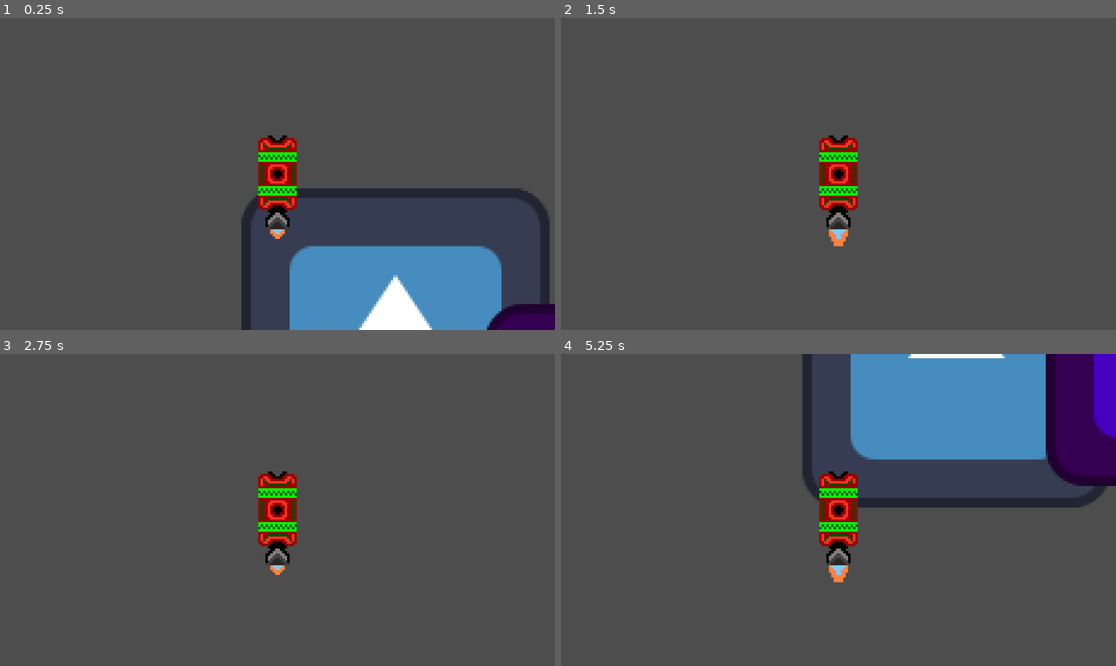
Above: before the commit, frames 1-4 (two rows, left to right).
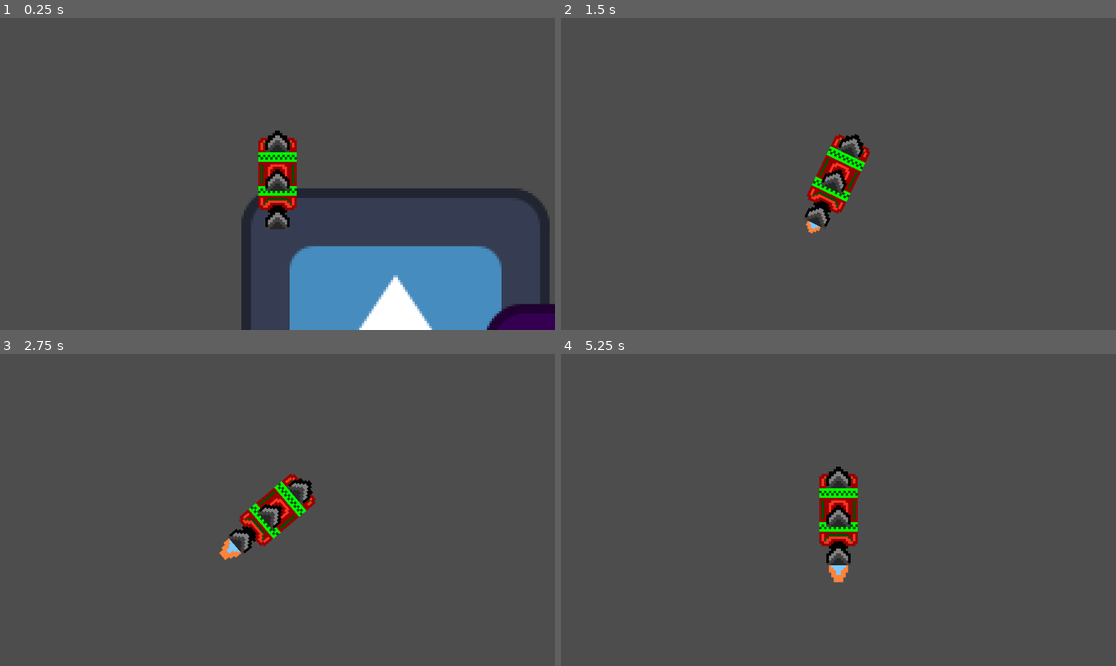
Above: after the commit, the same moments.

Repository: CWmain/botManager
Game: Godot game, scene res://Scene/base.tscn
Same seed, same stepped clock (60 frames per second), same inputs: the game is played once before the commit and once after it. The engine's default icon, where the game draws it, is replaced by a stand-in: a white triangle on a blue panel in a dark square.
Inputs:
- Up to frame 1 (0.25 s): no input
- Up to frame 2 (1.5 s): tap Enter at 0.5 s; hold Right (ui_right) 0.53-1.28 s; hold Down (ui_down) from 1.28 s (still down)
- Up to frame 3 (2.75 s): tap Space at 2 s; release Down (ui_down) at 2.03 s; hold Right (ui_right) from 2.03 s (still down)
- Up to frame 4 (5.25 s): release Right (ui_right) at 2.78 s; hold Up (ui_up) 2.78-3.53 s; hold Left (ui_left) 3.53-5.03 s; hold Down (ui_down) from 5.03 s (still down)

The runs differ from the first frame. In frame 1, 0.5% of the frame differs, in the area x 47-53%, y 36-71%; in frame 2, 2.1%; in frame 3, 2.4%; in frame 4, 20%, in the area x 43-100%, y 0-56%.

Commit message:
I believe I have found a nice way to do equipment. I have active affect which will play associated animations / effects when needed, and a passive modifier which is called when the equipment is equiped. Still need to handle tracking of where stats come from

Diff:
--- /dev/null
+++ b/Global/enums.gd
@@ -0,0 +1,6 @@
+extends Node
+
+enum MODIFICATION {
+	MOVESPEED,
+	CAPACITY
+}
--- a/Objects/Bots/base_bot.gd
+++ b/Objects/Bots/base_bot.gd
@@ -5,37 +5,67 @@
 @export var c_reColor: PackedColorArray
 
 @export var baseMoveSpeed: float = 10
-## Dictionary containing the moveSpeed modifier and the source
-var moveSpeedModifiers: Dictionary[String, float]
 
+
+
+
+@export_group("Equipped", "e_")
+@export var e_head: PackedScene
+@export var e_body: PackedScene
+@export var e_legs: PackedScene
+
+var curHead: Equipment
+var curBody: Equipment
+var curLegs: Equipment
+
+@onready var sprite_2d: Sprite2D = $Sprite2D
+
+
+var modifiers: Dictionary[Enums.MODIFICATION, Array]
 ## The total calculate movespeed
 var totalMoveSpeed: float = 1
-
-@export var equipped: Array[PackedScene]
-
-@onready var sprite_2d: Sprite2D = $Sprite2D
 
 func _ready() -> void:
 	sprite_2d.material.set_shader_parameter("original", c_original)
 	sprite_2d.material.set_shader_parameter("recolor", c_reColor)
-	print(totalMoveSpeed)
-	for packed in equipped:
-		var e: Equipment = packed.instantiate()
-		add_child(e)
 
-		if e.location == e.placement.FEET:
-			e.position.y = 16
-			e.position.x = 0
-			moveSpeedModifiers[e.name] = e.moveSpeed
-
-	for modifier in moveSpeedModifiers:
-		print("Gained %f from %s" % [moveSpeedModifiers[modifier], modifier])
-		totalMoveSpeed += moveSpeedModifiers[modifier]
-
+	updateEquipment()
 	print(totalMoveSpeed)
 
 func _process(_delta: float) -> void:
 	var hor: float = Input.get_axis("ui_left", "ui_right")
+	rotation += hor*0.01
 	var ver: float = Input.get_axis("ui_up", "ui_down")
-	var moveDirection: Vector2 = Vector2(hor,ver).normalized()
+	if ver:
+		curLegs.equipmentAffect()
+
+	var moveDirection: Vector2 = Vector2(0,ver).normalized().rotated(rotation)
 	position += moveDirection*totalMoveSpeed
+
+## Called to recalculate totalStats (i.e moveSpeed)
+func updateEquipment():
+	var curEquipment: Equipment
+	if e_head != null:
+		curHead = e_head.instantiate()
+		curHead.position = Vector2(0,-16)
+		add_child(curHead)
+		calculateTotalStats(curHead.statModifers)
+	if e_body != null:
+		curBody = e_body.instantiate()
+		curBody.position = Vector2(0,0)
+		add_child(curBody)
+		calculateTotalStats(curBody.statModifers)
+	if e_legs != null:
+		curLegs = e_legs.instantiate()
+		curLegs.position = Vector2(0,16)
+		add_child(curLegs)
+		calculateTotalStats(curLegs.statModifers)
+
+	pass
+func calculateTotalStats(statChanges: Dictionary[Enums.MODIFICATION, float]):
+	for change in statChanges:
+		match change:
+			Enums.MODIFICATION.MOVESPEED:
+				totalMoveSpeed += statChanges[change]
+		print(statChanges[change])
+	pass
--- a/Objects/Bots/base_bot.tscn
+++ b/Objects/Bots/base_bot.tscn
@@ -14,7 +14,9 @@
 script = ExtResource("1_weu0y")
 c_original = PackedColorArray(0.294118, 0.258824, 1, 1, 0.466667, 0.592157, 1, 1, 1, 0.639216, 0.227451, 1, 1, 0.823529, 0.498039, 1)
 c_reColor = PackedColorArray(1, 0.2, 0.137255, 1, 0.596078, 0, 0, 1, 0, 1, 0, 1, 0, 0.298039, 0, 1)
-equipped = Array[PackedScene]([ExtResource("4_hnho6")])
+e_head = ExtResource("4_hnho6")
+e_body = ExtResource("4_hnho6")
+e_legs = ExtResource("4_hnho6")
 
 [node name="Sprite2D" type="Sprite2D" parent="."]
 material = SubResource("ShaderMaterial_qmvjg")
--- a/Objects/Equipment/Booster/booster.gd
+++ b/Objects/Equipment/Booster/booster.gd
@@ -1,10 +1,7 @@
 extends Equipment
 
-@export var moveSpeed: float = 15
 @onready var booster_animation: AnimatedSprite2D = $BoosterAnimation
 
-func _ready() -> void:
-	booster_animation.play("boost")
 
 func equipmentAffect():
-	equipmentAffect
+	booster_animation.play("boost")
--- a/Objects/Equipment/Booster/booster.tscn
+++ b/Objects/Equipment/Booster/booster.tscn
@@ -40,9 +40,12 @@
 [node name="Booster" type="Node2D"]
 script = ExtResource("1_ajkcg")
 location = 2
+modifier = 15.0
+statModifers = Dictionary[int, float]({
+0: 15.0
+})
 metadata/_custom_type_script = "uid://n0snr621jcxe"
 
 [node name="BoosterAnimation" type="AnimatedSprite2D" parent="."]
 position = Vector2(0, 6)
 sprite_frames = SubResource("SpriteFrames_ra7no")
-animation = &"boost"
--- a/Objects/Equipment/base_equipment.gd
+++ b/Objects/Equipment/base_equipment.gd
@@ -4,11 +4,16 @@
 
 enum placement{
 	HEAD,
-	CHEST,
-	FEET
+	BODY,
+	LEGS
 }
 
 @export var location: placement
+@export var toModify: Enums.MODIFICATION
+@export var modifier: float
 
+@export var statModifers: Dictionary[Enums.MODIFICATION, float]
+
+## Does the effect of the equipment
 func equipmentAffect():
 	print_debug("Unmodified equipment Affect")
--- a/project.godot
+++ b/project.godot
@@ -15,6 +15,10 @@
 config/features=PackedStringArray("4.4", "Forward Plus")
 config/icon="res://icon.svg"
 
+[autoload]
+
+Enums="*res://Global/enums.gd"
+
 [rendering]
 
 textures/canvas_textures/default_texture_filter=0
Not shown, added: Global/enums.gd.uid
